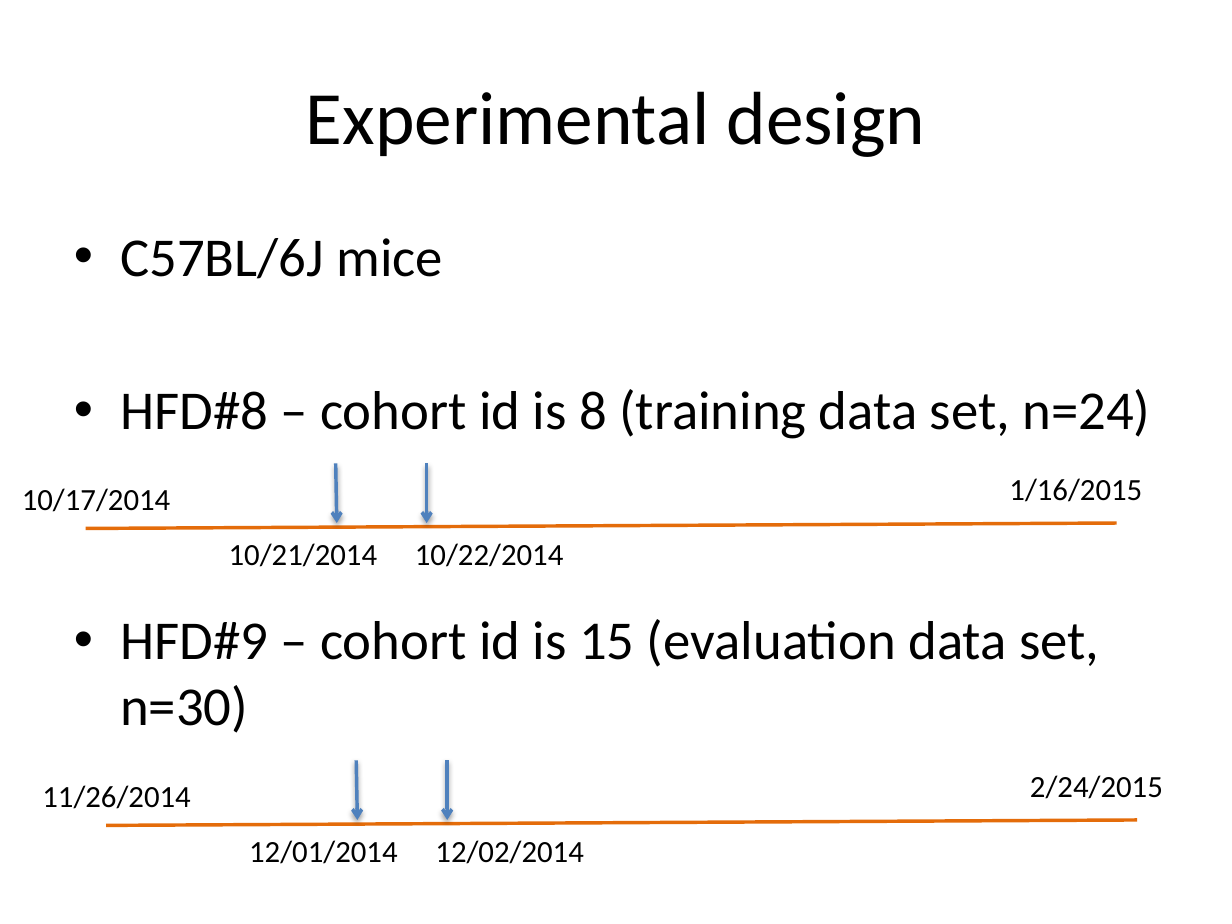
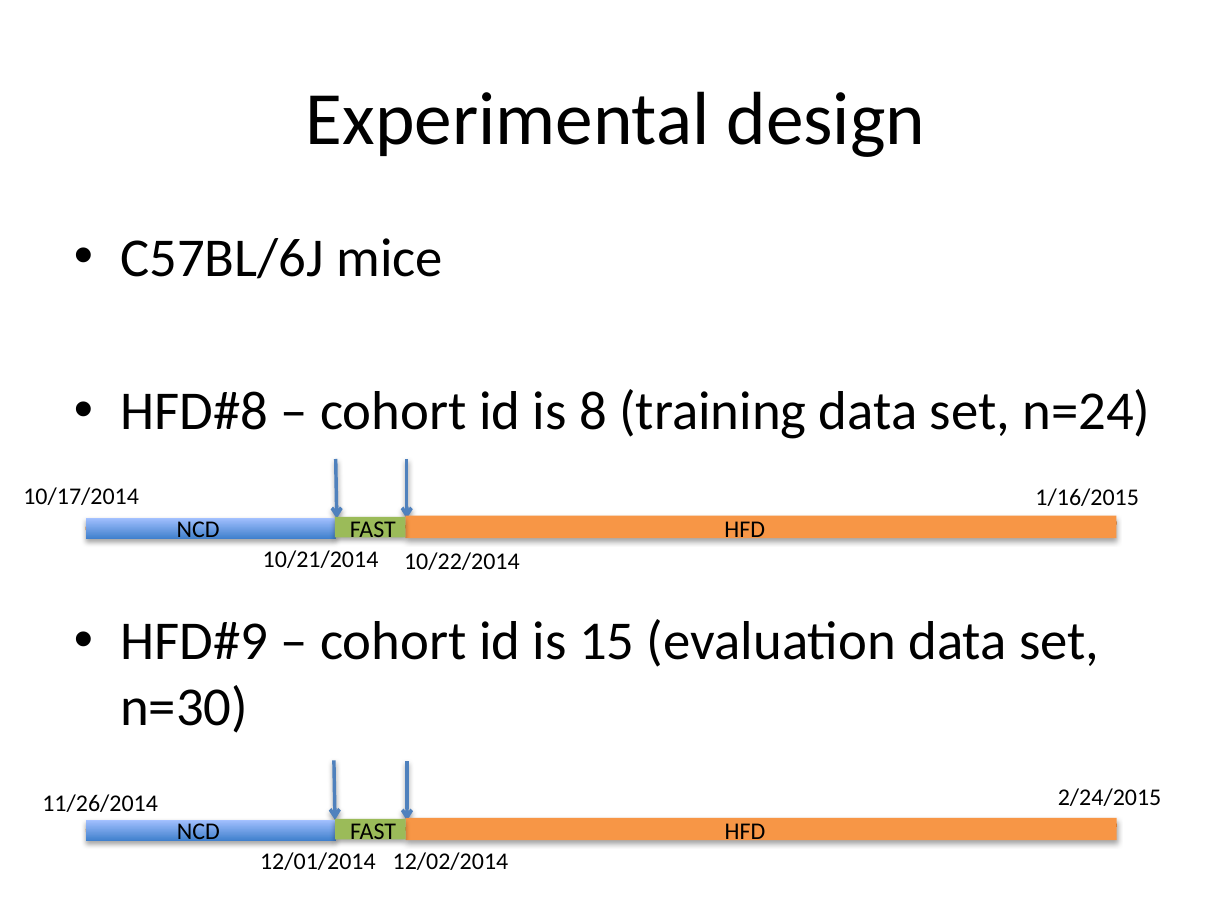
Before and after one commit to BridgesLab/PredictorsDietInducedObesity, a slide deck: slide 3 of ResultsSlides.pptx. Drawn at 1232x924 pixels with LibreOffice and Linux fonts; fonts in the diff are those of the drawing. Boxes give left, top, right and bottom in pixels: in the first picture for what was removed or moved away, otherwise in the second. Text is boxed around its words. In the diff, an @@ line names an element or a change of style, - is before the commit and + after.

```diff
--- a/ResultsSlides.pptx
+++ b/ResultsSlides.pptx
@@ arrow moved from (335, 463) - (336, 524) to (335, 460) - (336, 519) @@
@@ arrow moved from (426, 463) - (426, 524) to (407, 460) - (407, 519) @@
@@ text "1/16/2015": place and size @@
-text "1/16/2015" at [1009,478,1142,502]
+text "1/16/2015" at [1035,488,1139,506]
@@ text "10/21/2014": place and size @@
-text "10/21/2014" at [229,543,377,567]
+text "10/21/2014" at [263,550,379,568]
@@ group added at [85,516,1116,544]: 3 rectangles, 3 texts @@
+HFD
+NCD
+FAST
@@ size 18 to 14 pt in 8 elements at [23,487,139,505], [42,794,158,812], [260,852,376,870], [1035,488,1139,506], [263,550,379,568], [1058,788,1162,806], [393,852,509,870], [404,552,520,570] @@
@@ text "10/22/2014": place and size @@
-text "10/22/2014" at [415,543,563,567]
+text "10/22/2014" at [404,552,520,570]
@@ arrow moved from (356, 760) - (357, 821) to (334, 760) - (335, 821) @@
@@ arrow moved from (447, 760) - (447, 821) to (407, 761) - (407, 821) @@
@@ text "2/24/2015": place and size @@
-text "2/24/2015" at [1030,775,1163,799]
+text "2/24/2015" at [1058,788,1162,806]
@@ text "11/26/2014": place and size @@
-text "11/26/2014" at [42,785,190,809]
+text "11/26/2014" at [42,794,158,812]
@@ line moved from (106, 825) - (1137, 821) to (86, 830) - (1116, 825) @@
@@ text "12/01/2014": place and size @@
-text "12/01/2014" at [249,840,397,864]
+text "12/01/2014" at [260,852,376,870]
@@ group added at [86,818,1116,846]: 3 rectangles, 3 texts @@
+HFD
+NCD
+FAST
@@ text "12/02/2014": place and size @@
-text "12/02/2014" at [435,840,583,864]
+text "12/02/2014" at [393,852,509,870]
```
Also in this commit, not shown: 1 slide added.
